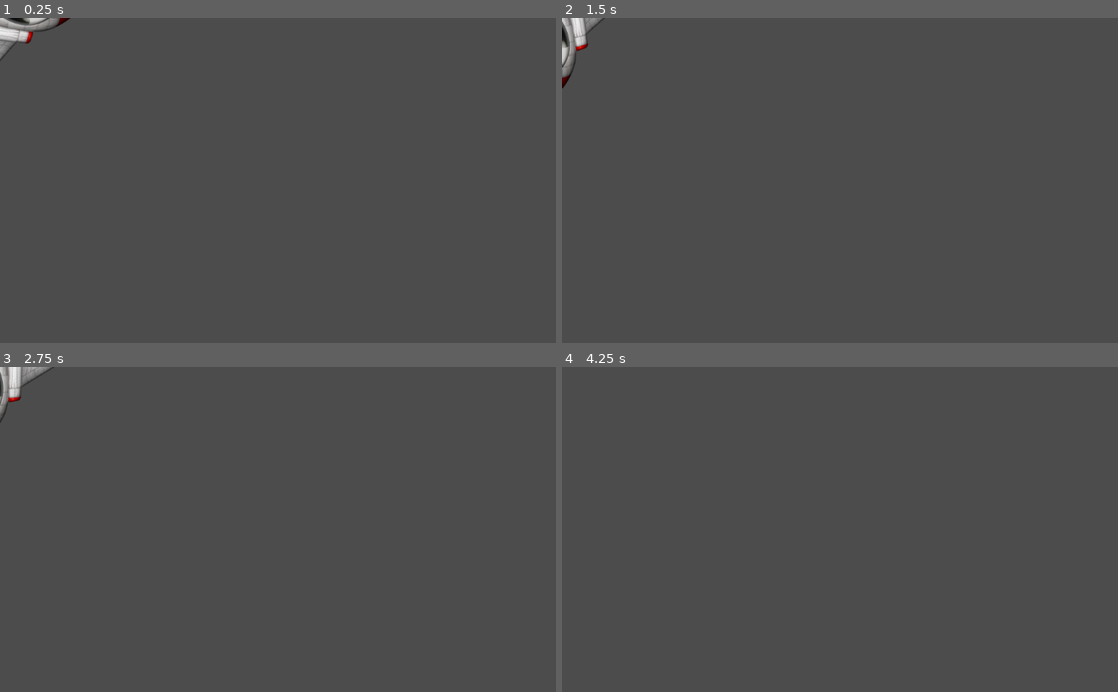
Above: before the commit, frames 1-4 (two rows, left to right).
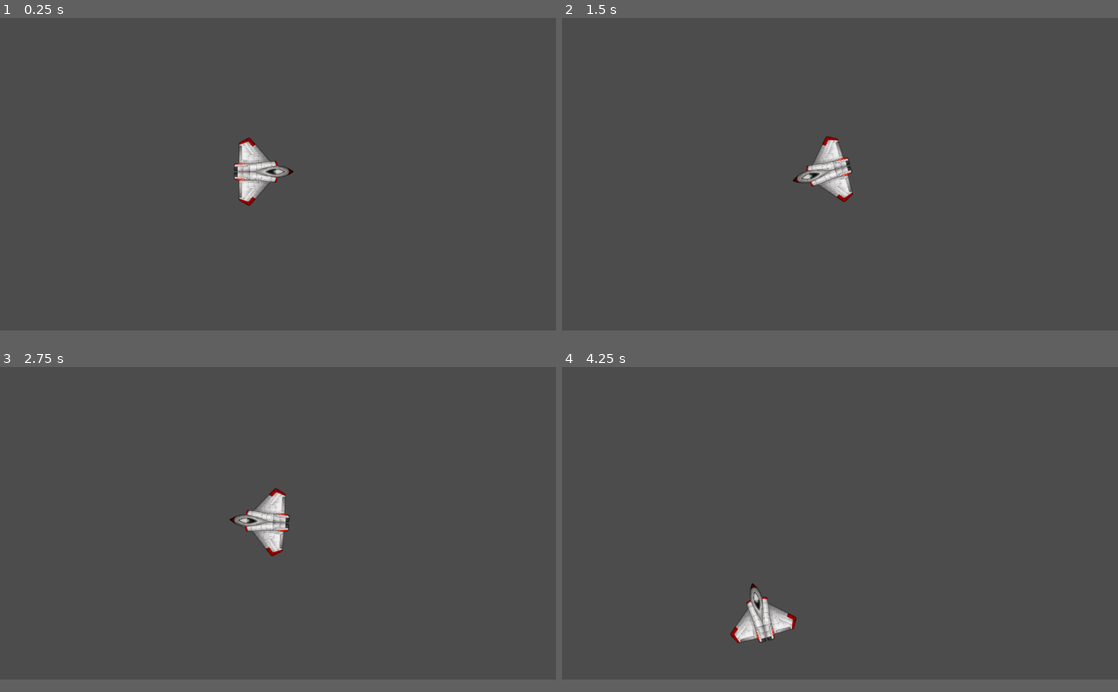
Above: after the commit, the same moments.

Repository: justafewlosers/Asteroids
Game: Godot game, scene res://src/Node2D.tscn
Same seed, same stepped clock (60 frames per second), same inputs: the game is played once before the commit and once after it.
Inputs:
- Up to frame 1 (0.25 s): no input
- Up to frame 2 (1.5 s): tap Enter at 0.5 s; hold D (right) 0.53-1.28 s; hold A (left) from 1.28 s (still down)
- Up to frame 3 (2.75 s): release A (left) at 2.03 s; hold D (right) from 2.03 s (still down)
- Up to frame 4 (4.25 s): release D (right) at 2.78 s; hold W (up) 2.78-3.53 s; hold A (left) from 3.53 s (still down)
In our replay, the window is 800x468 before the commit and 800x450 after it. These sizes can differ from the game's own. Grey fills any space a smaller window leaves; there, only what the larger window draws over its background counts as a difference.

The runs differ from the first frame. In frame 1, 1.6% of the frame differs, in the area x 0-53%, y 0-58%; in frame 2, 1.7%, in the area x 0-53%, y 0-57%; in frame 3, 1.6%; in frame 4, 1.0%.

Commit message:
Fixes #9 Adding screenwrapping

Diff:
--- a/project.godot
+++ b/project.godot
@@ -10,7 +10,6 @@
 
 _global_script_classes=[  ]
 _global_script_class_icons={
-
 }
 
 [application]
@@ -18,6 +17,13 @@
 config/name="Asteroids"
 run/main_scene="res://src/Node2D.tscn"
 config/icon="res://assets/icon.png"
+
+[display]
+
+window/size/width=1280
+window/size/height=720
+window/stretch/mode="viewport"
+window/stretch/aspect="keep"
 
 [input]
 
@@ -58,3 +64,4 @@
 [rendering]
 
 environment/default_environment="res://src/default_env.tres"
+quality/dynamic_fonts/use_oversampling=false
--- /dev/null
+++ b/src/KinematicBody2D.gd
@@ -0,0 +1,4 @@
+extends Node
+
+func _ready():
+	pass
--- a/src/Node2D.tscn
+++ b/src/Node2D.tscn
@@ -3,19 +3,20 @@
 [ext_resource path="res://assets/sprites/spaceship.png" type="Texture" id=1]
 [ext_resource path="res://src/playermovement.gd" type="Script" id=2]
 
-[sub_resource type="CapsuleShape2D" id=1]
+[sub_resource type="RectangleShape2D" id=1]
 
-[node name="Node2D" type="Node2D"]
+[node name="Asteroid" type="Node2D"]
 
 [node name="KinematicBody2D" type="RigidBody2D" parent="."]
-scale = Vector2( 1e-05, 1e-05 )
-mass = 0.00102041
+position = Vector2( 602.099, 354.97 )
+mass = 0.04
 gravity_scale = 0.0
 script = ExtResource( 2 )
 
 [node name="Sprite" type="Sprite" parent="KinematicBody2D"]
+position = Vector2( 4.82166, -0.885834 )
 rotation = 1.5708
-scale = Vector2( 0.75, 0.75 )
+scale = Vector2( 0.4, 0.4 )
 texture = ExtResource( 1 )
 
 [node name="CollisionShape2D" type="CollisionShape2D" parent="KinematicBody2D"]
--- a/src/playermovement.gd
+++ b/src/playermovement.gd
@@ -3,16 +3,20 @@
 const UP = Vector2(0, 1)
 
 var thrust = Vector2()
-var engine_thrust = 15
-var spin_thrust = 0.4
+var engine_thrust = 200
+var spin_thrust = 15
 var rot_dir = 0
+var screensize
+
+func _ready():
+	screensize = get_viewport().get_visible_rect().size
 
 func thruster():
 	thrust = Vector2(0, 0)
 	if Input.is_action_pressed("up"):
 		thrust = Vector2(engine_thrust, 0)
 	else:
-		thrust = Vector2(max(thrust.x - 25, 0), 0)
+		thrust = Vector2(max(thrust.x, 0), 0)
 
 func rotate(delta):
 	rot_dir = 0.0
@@ -31,3 +35,15 @@
 	get_input(delta)
 	set_applied_force((10 * thrust.rotated(rotation)) * delta * UP.y)
 	set_applied_torque((rot_dir * spin_thrust) * delta)
+
+func _integrate_forces(state):
+	var xform = state.get_transform()
+	if xform.origin.x > screensize.x:
+		xform.origin.x = 0
+	if xform.origin.x < 0:
+		xform.origin.x = screensize.x
+	if xform.origin.y > screensize.y:
+		xform.origin.y = 0
+	if xform.origin.y < 0:
+		xform.origin.y = screensize.y
+	state.set_transform(xform)
